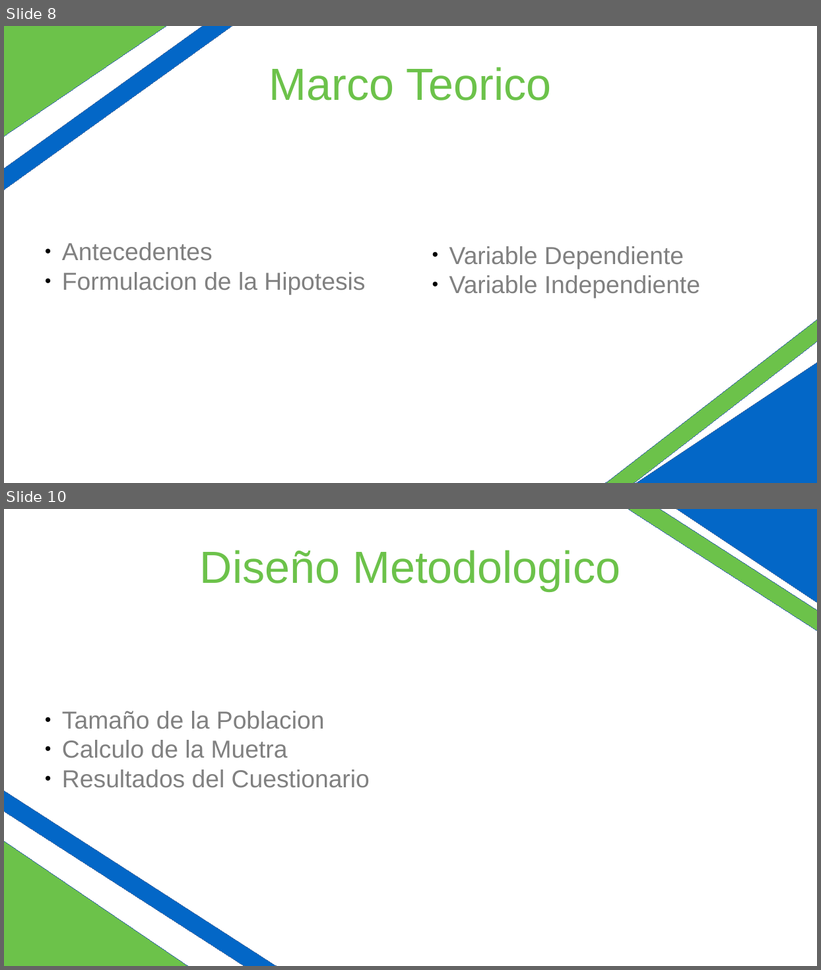
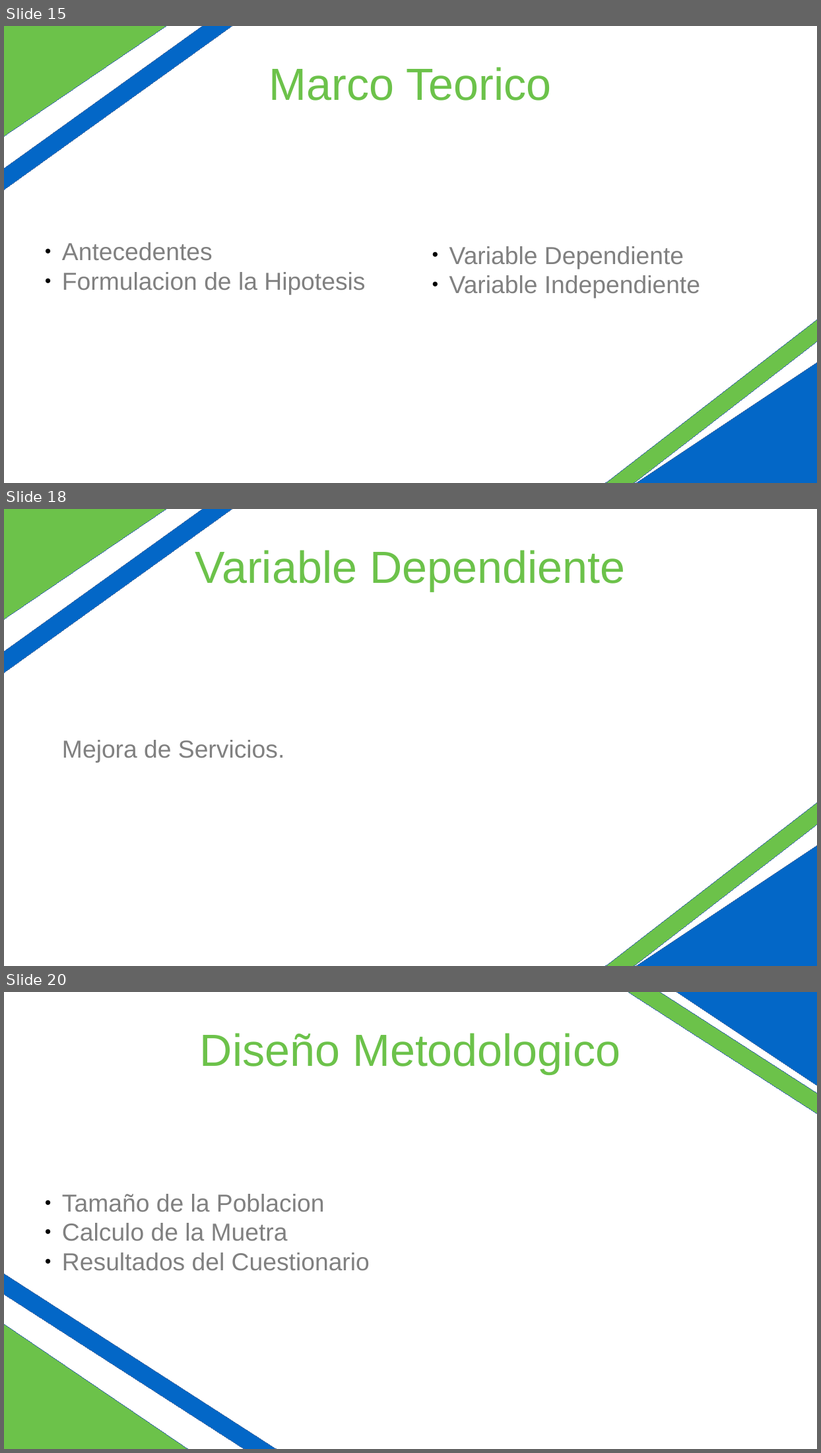
Before and after one commit to klbsoft/OptiVia, a slide deck: docs/Presentation_Ready.odp. Shown one above the other, each under a label of ours: slides 8 and 10 before the commit, slides 15, 18 and 20 after it; the slides between them are not shown. The pictures are 821x970 and 821x1453 pixels, drawn with LibreOffice and Linux fonts; fonts in the diff are those of the drawing. Boxes give left, top, right and bottom in pixels: in the first picture for what was removed or moved away, otherwise in the second. Text is boxed around its words. In the diff, an @@ line names an element or a change of style, - is before the commit and + after.

```diff
--- a/docs/Presentation_Ready.odp
+++ b/docs/Presentation_Ready.odp
@@ slide 18 added at (4,509,817,966), background #FFFFFF @@
@@ diamond added at (4,509,207,638), fill #6CC24A, outline #3465A4 0 pt @@
@@ rectangle added at (4,509,367,765), fill #0367C7, outline #3465A4 0 pt @@
@@ title added at (195,550,625,591), 44 pt, text #6CC24A @@
+Variable Dependiente
@@ rectangle added at (455,713,817,966), fill #6CC24A, outline #3465A4 0 pt @@
@@ subtitle added at (62,740,284,763), 24 pt, text #808080 @@
+Mejora de Servicios.
@@ diamond added at (631,841,817,966), fill #0367C7, outline #3465A4 0 pt @@
@@ what was slide 8 is now slide 15 @@
@@ what was slide 10 is now slide 20 @@
```
Also in this commit, not shown: 5 slides changed, 12 other slides added, 3 slides removed, 6 other files.
